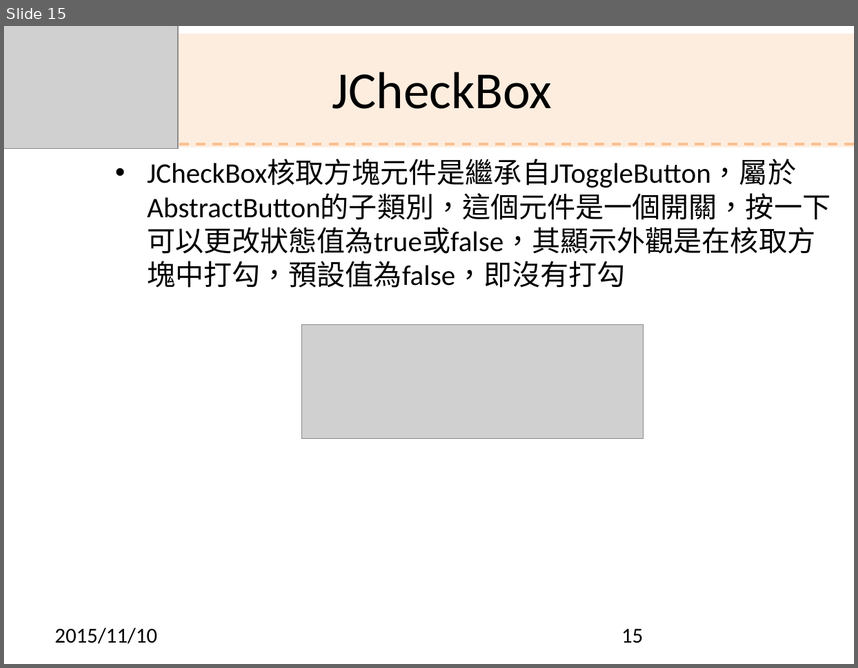
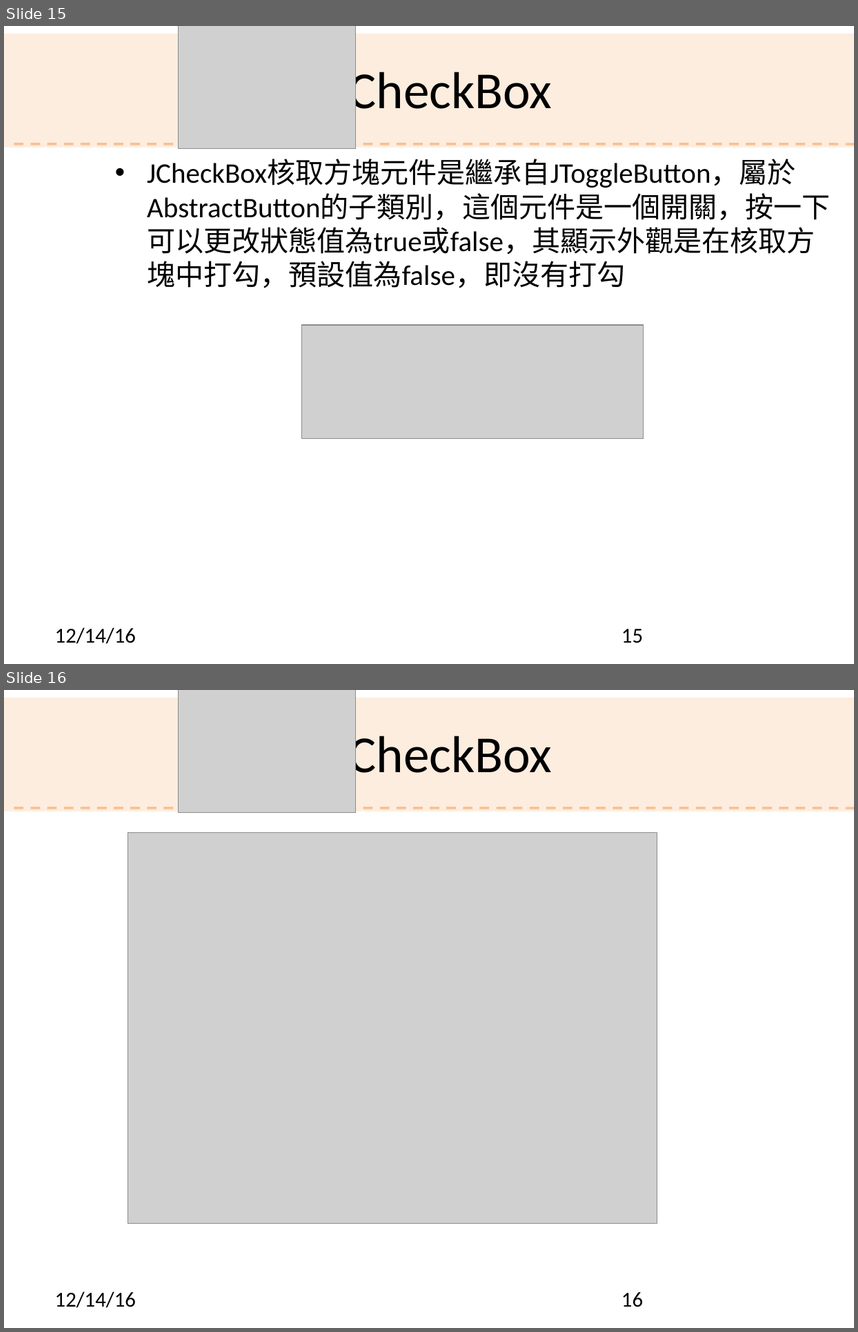
Before and after one commit to shouzo/Java-Programming_pages, a slide deck: class-tutorial/20161207/Ch9.pptx. Shown one above the other, each under a label of ours: slide 15 before the commit, slides 15 and 16 after it. The pictures are 858x668 and 858x1332 pixels, drawn with LibreOffice and Linux fonts; fonts in the diff are those of the drawing; grey boxes stand for pictures; background and template pictures are left out. Boxes give left, top, right and bottom in pixels: in the first picture for what was removed or moved away, otherwise in the second. Text is boxed around its words. In the diff, an @@ line names an element or a change of style, - is before the commit and + after.

```diff
--- a/class-tutorial/20161207/Ch9.pptx
+++ b/class-tutorial/20161207/Ch9.pptx
@@ slide 16 added at box(4, 690, 854, 1328), background picture (left out) @@
@@ rectangle added at box(4, 698, 854, 811), fill #FDEADA at 85% opacity @@
@@ picture added at box(179, 690, 356, 812) @@
@@ text added at box(332, 729, 553, 785), 44 pt, text #000000 @@
+JCheckBox
@@ line added from (14, 808) to (854, 808), #FAC090 2.01 pt @@
@@ picture added at box(128, 833, 657, 1223) @@
@@ text added at box(55, 1291, 136, 1308), 18 pt, text #000000 @@
+12/14/16
@@ page number added at box(622, 1292, 643, 1307), 18 pt, text #000000 @@
+16
@@ slide 15 changed as well @@
@@ picture: place and size @@
-picture at box(4, 26, 179, 148)
+picture at box(179, 26, 356, 148)
@@ text "JCheckBox" rewrapped from box(332, 72, 553, 109) to box(332, 65, 553, 121) @@
@@ line (14, 144) - (854, 144): stroke #FAC090 2 pt dashed to #FAC090 2.01 pt @@
@@ text "JCheckBox核取方塊元件是繼承自JToggleButton，屬於AbstractButton的子類別，這個元件是一 ..." at box(147, 160, 831, 288): indent changed; less space between paragraphs @@
@@ text at box(55, 627, 136, 644): text changed @@
-2015/11/10
+12/14/16
```
Also in this commit, not shown: 26 other slides changed, 2 other slides added, 3 slides removed, 30 other files.
